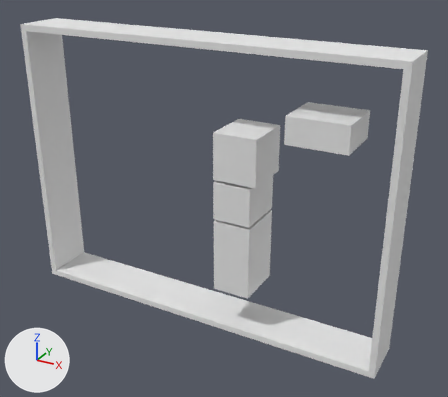
The OBJ model Models/iLQG-TRO-Task2-DynObs.obj, before and after one commit.
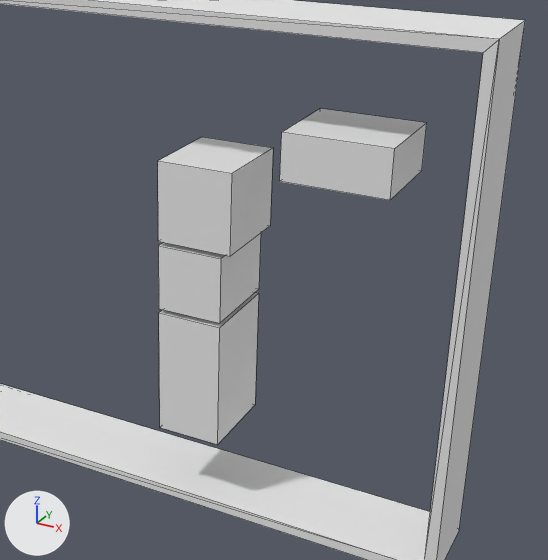
There are two pictures of each version: one whole from a 50 mm lens placed at (19.1, -20.34, 14.77), pointed at (8.34, -0.79, 4.99), one close up on the part from 27% to 98% of the width and 10% to 92% of the height. Every picture has the same lights, and +X, +Y and +Z are marked at lower left. The close-ups show mesh edges as thin lines. Where no turn or scale is listed for an object, it has been applied to the vertices.

Before the edit, the objects in view are built like this:
```python
me_ilqg_tro_task2_dynobs = bpy.data.meshes.new('iLQG-TRO-Task2-DynObs')
me_ilqg_tro_task2_dynobs.from_pydata(...)  # 48 vertices, 48 faces; spans x -0.2..15.2, y -2.0..0.0, z -0.2..11.2
me_ilqg_tro_task2_dynobs.materials.append(mat_frontcolor)  # white #e7e7e7
# before: 32 (8.6, 0.0, 1.6), 35 (10.1, 0.0, 1.6) at pixel (255, 404), 36 (8.6, -2.0, 1.6) at pixel (159, 427), 38 (10.1, -2.0, 1.6) at pixel (217, 444)
ob_ilqg_tro_task2_dynobs = bpy.data.objects.new('iLQG-TRO-Task2-DynObs', me_ilqg_tro_task2_dynobs)
ob_ilqg_tro_task2_dynobs.location = (0.0, 0.0, 0.0)
```
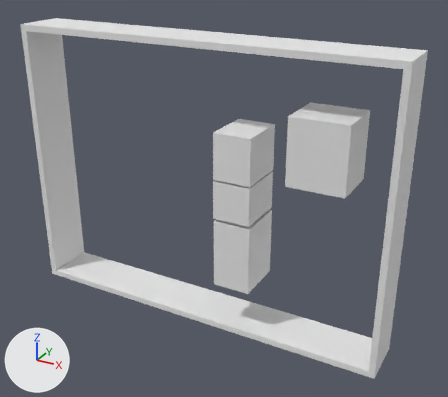
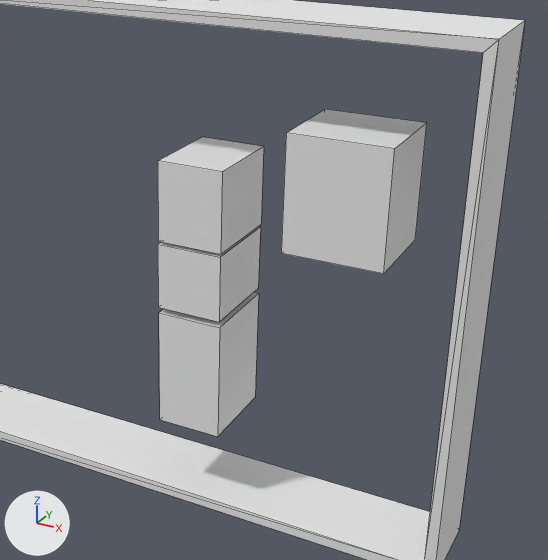
Commit message: updated task2 map

Changed parts and their boxes (x1, y1, x2, y2) in the close-ups (548 x 560 px; the box of a moved part takes in the faces that stretch with it):
part 1 of me_ilqg_tro_task2_dynobs, added: after (158, 227, 261, 322)
part 2 of me_ilqg_tro_task2_dynobs, moved or reshaped: before (158, 109, 427, 323); after (158, 109, 427, 274)
part 3 of me_ilqg_tro_task2_dynobs, moved or reshaped: before (159, 294, 259, 445); after (159, 294, 259, 437)

What the commit changed:
me_ilqg_tro_task2_dynobs has 48 vertices, 48 faces and spans x -0.2..15.2, y -2.0..0.0, z -0.2..11.2.
me_ilqg_tro_task2_dynobs is used by ob_ilqg_tro_task2_dynobs; location (0.0, 0.0, 0.0).
Verts and faces of me_ilqg_tro_task2_dynobs; kept vertices keep their numbers, new ones are numbered from 48.
me_ilqg_tro_task2_dynobs part 1: a new loose piece, a box spanning x 8.5..10.0, y -2.0..0.0, z 4.7..6.2, in mat_frontcolor (white #e7e7e7).
Part 2, on me_ilqg_tro_task2_dynobs:
16 vertices are removed from x 8.6..13.6, y -2.0..0.0, z 4.7..9.1.
18 faces are deleted.
4 vertices move within x 8.6..10.1, y -2.0..0.0, z 6.2.
8 vertices are added at x 10.1..13.6, y -2.0..0.0, z 6.6..9.1.
12 new faces join them.
Part 3, on me_ilqg_tro_task2_dynobs:
Vertices 32, 35, 36, 38 move by (0.0, 0.0, 0.2).
